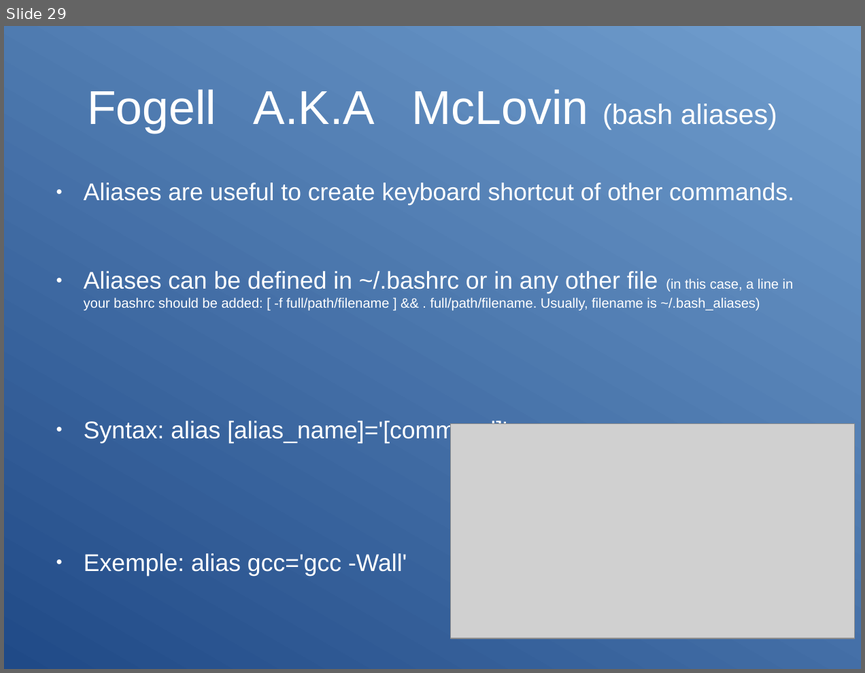
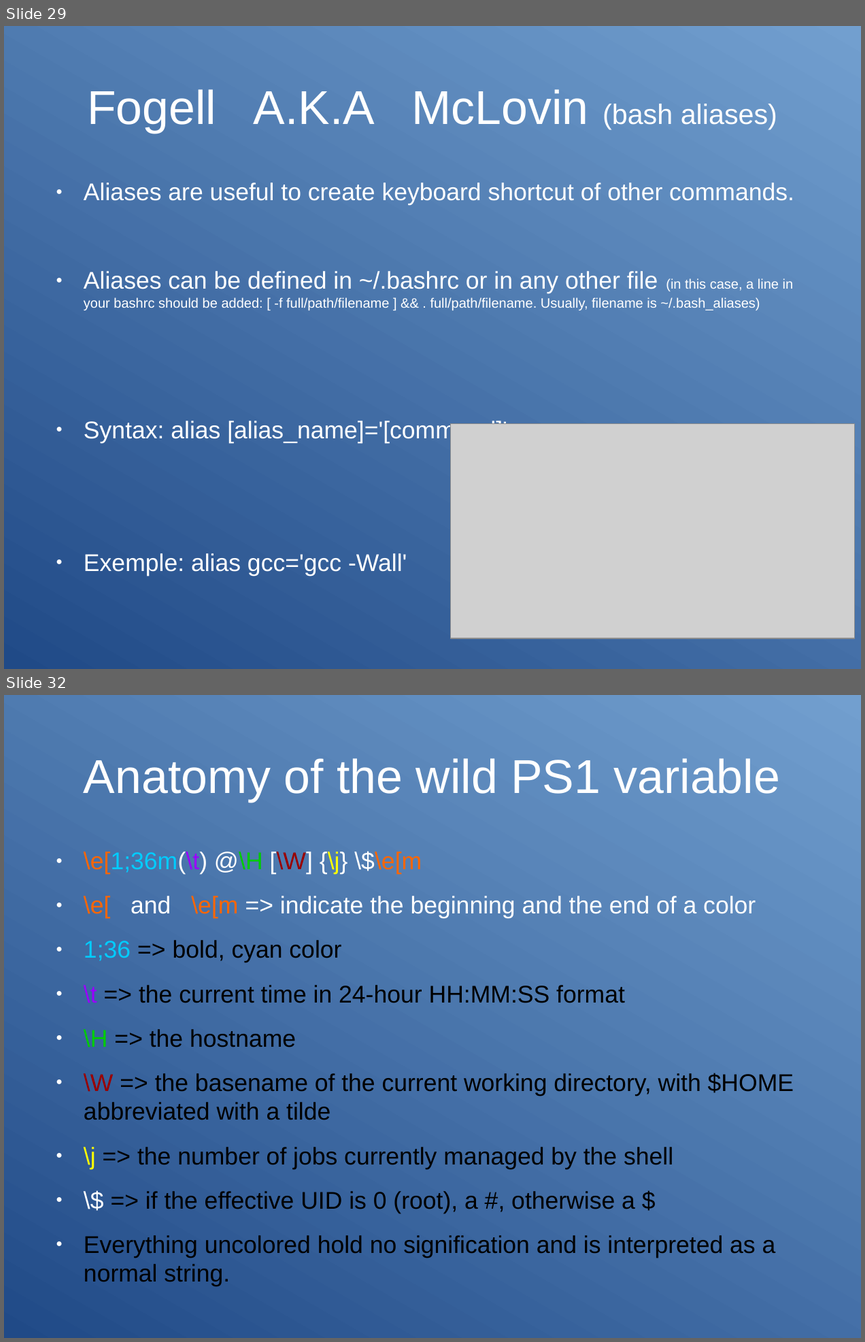
Before and after one commit to Clibre/An-introduction-to-bash, a slide deck: presentation.odp. Shown one above the other, each under a label of ours: slide 29 before the commit, slides 29 and 32 after it; the slides between them are not shown. The pictures are 865x673 and 865x1342 pixels, drawn with LibreOffice and Linux fonts; fonts in the diff are those of the drawing; grey boxes stand for pictures. Boxes give left, top, right and bottom in pixels: in the first picture for what was removed or moved away, otherwise in the second. Text is boxed around its words. In the diff, an @@ line names an element or a change of style, - is before the commit and + after.

```diff
--- a/presentation.odp
+++ b/presentation.odp
@@ slide 32 added at [4, 695, 861, 1338], background gradient #204A87 to #729FCF @@
@@ title added at [84, 758, 779, 802], 44 pt, text #FFFFFF @@
+Anatomy of the wild PS1 variable
@@ text added at [84, 851, 793, 1287], 22.4 pt, text #000000 @@
+● \e[1;36m(\t) @\H [\W] {\j} \$\e[m
+● \e[ and \e[m => indicate the beginning and the end of a color
+● 1;36 => bold, cyan color
+● \t => the current time in 24-hour HH:MM:SS format
+● \H => the hostname
+● \W => the basename of the current working directory, with $HOME abbreviated with a tilde
+● \j => the number of jobs currently managed by the shell
+● \$ => if the effective UID is 0 (root), a #, otherwise a $
+● Everything uncolored hold no signification and is interpreted as a normal string.
```
Also in this commit, not shown: 1 slide changed, 9 other slides added, 2 other files.
